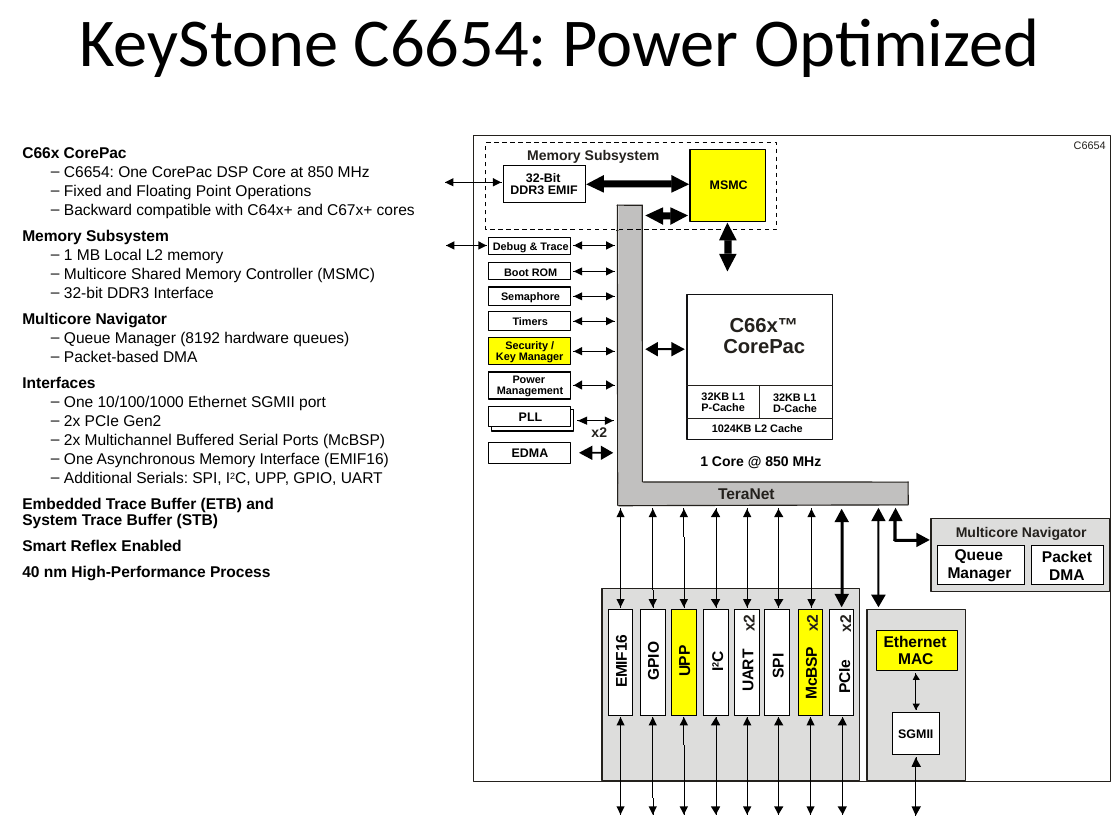
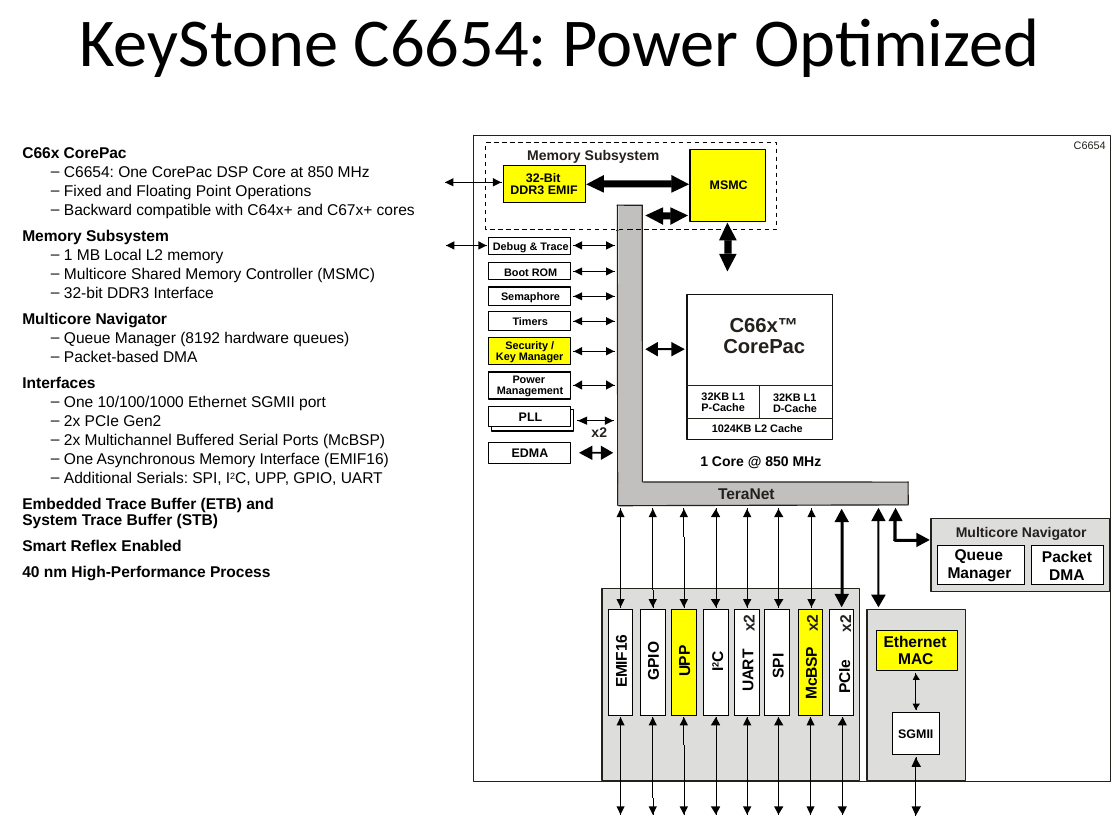
Before and after one commit to hari1989/keystone-workshop, a slide deck: slide 17 of slides/KeyStone Overview.pptx. Drawn at 1120x840 pixels with LibreOffice and Linux fonts; fonts in the diff are those of the drawing; background and template pictures are left out. Boxes give left, top, right and bottom in pixels: in the first picture for what was removed or moved away, otherwise in the second. Text is boxed around its words. In the diff, an @@ line names an element or a change of style, - is before the commit and + after.

```diff
--- a/slides/KeyStone Overview.pptx
+++ b/slides/KeyStone Overview.pptx
@@ rectangle at (503,166,585,203): fill none to #FFFF00 @@
```
Also in this commit, not shown: 2 other slides changed.
